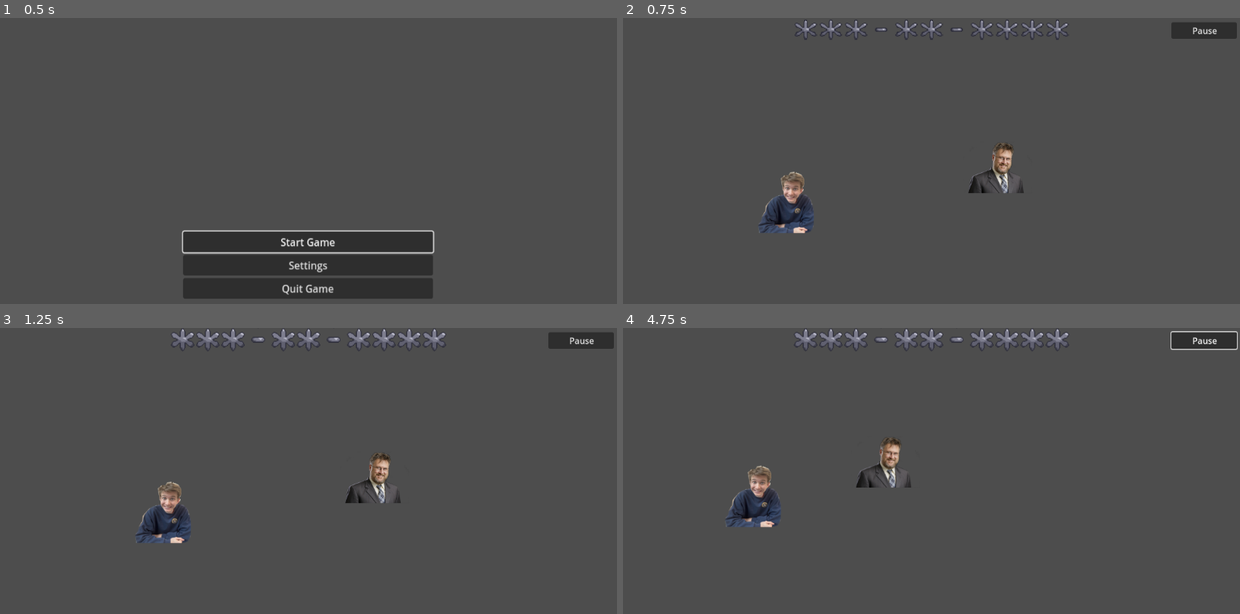
Above: before the commit, frames 1-4 (two rows, left to right).
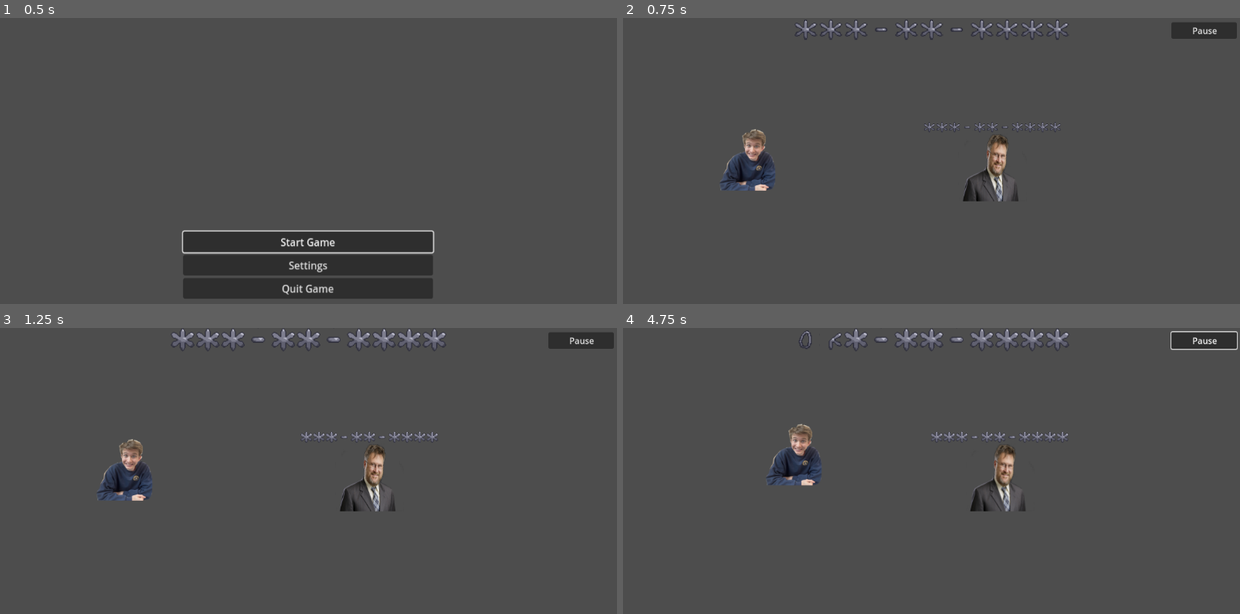
Above: after the commit, the same moments.

Repository: gabcorn/Project1-ECEN4273
Game: Godot game, scene res://Game_Logic_and_UI/main_menu.tscn
Two runs of this game, one before a commit and one after it. Both use one fixed random seed, a clock stepped at 60 frames per second and the inputs below. The engine's default icon, where the game draws it, is replaced by a stand-in: a white triangle on a blue panel in a dark square.
Inputs:
- Up to frame 1 (0.5 s): no input
- Up to frame 2 (0.75 s): click "Start Game" at 0.5 s
- Up to frame 3 (1.25 s): no input
- Up to frame 4 (4.75 s): click "Pause" at 1.25 s; click "Return to Play" at 2 s; hold Right (Right) 2.78-4.28 s; tap Up (Up) at 3.02, 3.77 s; hold Left (Left) from 4.28 s (still down)

Frame 1 is identical in both runs. In frame 2, 3.1% of the frame differs, in the area x 15-71%, y 36-76%; in frame 3, 3.2%; in frame 4, 3.8%, in the area x 16-73%, y 0-70%.

Commit message:
PUSH VILLAIN AND HEALTH TO MAIN
hehehahaha

Diff:
--- /dev/null
+++ b/Character_Related/freedom_pills.gd
@@ -0,0 +1,41 @@
+extends CharacterBody2D
+
+
+const SPEED = 5
+var VELOCITY = Vector2(0.0, 0.0)
+var DIR = Vector2(0.0, 0.0)
+# const JUMP_VELOCITY = -400.0
+
+func _init() -> void:
+	self.rotation = DIR.angle()
+	VELOCITY = SPEED * DIR
+	move_and_collide(VELOCITY)
+
+
+func _physics_process(delta: float) -> void:
+	var collision = move_and_collide(VELOCITY)
+	if collision:
+		var collider = collision.get_collider()
+		if collider.name == "Player" or collider.name == "Villain":
+			collider.take_damage(3)
+
+		self.get_tree().queue_delete(self)
+
+
+	# Add the gravity.
+	#if not is_on_floor():
+	#	velocity += get_gravity() * delta
+
+	# Handle jump.
+	#if Input.is_action_just_pressed("ui_accept") and is_on_floor():
+	#	velocity.y = JUMP_VELOCITY
+
+	# Get the input direction and handle the movement/deceleration.
+	# As good practice, you should replace UI actions with custom gameplay actions.
+	#var direction := Input.get_axis("ui_left", "ui_right")
+	#if direction:
+	#	velocity.x = direction * SPEED
+	#else:
+	#	velocity.x = move_toward(velocity.x, 0, SPEED)
+
+	#move_and_slide()
--- /dev/null
+++ b/Character_Related/freedom_pills.tscn
@@ -0,0 +1,17 @@
+[gd_scene load_steps=4 format=3 uid="uid://ccire0j347s2v"]
+
+[ext_resource type="Script" path="res://Character_Related/freedom_pills.gd" id="1_5u5sl"]
+[ext_resource type="Texture2D" uid="uid://bkq1ogt7ncr5w" path="res://icon.svg" id="3_hwttu"]
+
+[sub_resource type="RectangleShape2D" id="RectangleShape2D_qjegg"]
+size = Vector2(128, 128)
+
+[node name="FreedomPill" type="CharacterBody2D"]
+scale = Vector2(0.3, 0.3)
+script = ExtResource("1_5u5sl")
+
+[node name="FreedomArea" type="CollisionShape2D" parent="."]
+shape = SubResource("RectangleShape2D_qjegg")
+
+[node name="Sprite2D" type="Sprite2D" parent="."]
+texture = ExtResource("3_hwttu")
--- a/Character_Related/movement.gd
+++ b/Character_Related/movement.gd
@@ -1,20 +1,23 @@
 extends CharacterBody2D
 
+signal collided(collider)
 
-const SPEED = 10.0
+@export var SPEED = 10.0
 var health_list : Array[TextureRect]
-var max_health = 9
-var curr_health = max_health * 2
+var max_health = 18
+var curr_health = 18
 var SSN: Array[int] = []
+var health_bar
 #const JUMP_VELOCITY = -400.0
 
 func _ready() -> void:
+	set_health_bar($CanvasLayer/Health_Bar)
 	generate_random_SSN()
-	update_health_bar()
+	#timed_damage()
 
 func generate_random_SSN() -> void: # Sets the characters SSN to a random number
 	for i in range(9):
-		SSN.append(randi())
+		SSN.append(int(randi_range(0,9)))
 
 func take_damage(damage: int) -> void:
 	if (curr_health - damage) > 0:
@@ -30,6 +33,7 @@
 		# Add code to send a signal to not consume healable item
 		pass
 	elif (curr_health + inc_health) > max_health: # Make sure added health does not exceed max
+		print("Here")
 		curr_health = max_health
 	else: # Increment current health by the amount to be healed by
 		curr_health += inc_health
@@ -37,10 +41,13 @@
 
 func die() -> void:
 	# Implement death logic
-	pass
+	get_tree().quit()
+
+func set_health_bar(var_health_bar):
+	health_bar = var_health_bar
 
 func update_health_bar() -> void:
-	var health_bar = $CanvasLayer/Health_Bar
+	print("into update")
 	var num_full_hearts = curr_health / 2  # Number of full hearts to end up in the healthbar
 	var num_half_hearts = curr_health % 2 # Will be either 0 or 1
 	# Dictionary to convert easily between digits of the SSN and sprites in the healthbar
@@ -48,31 +55,38 @@
 		0: 0,
 		1: 1,
 		2: 2,
-		3: 3,
+		4: 3,
 		5: 4,
-		6: 5,
+		7: 5,
 		8: 6,
 		9: 7,
 		10: 8
 	}
 
+	print("Current Health: ", curr_health)
+	if health_bar == null:
+		print("Health bar not found")
 	var children = health_bar.get_children()
 	for i in range(len(children)):
 
 		var index = len(children) - 1 - i # Grabs the index from right to left
 
 		var child = children[index].get_children()[0]
+		#print("Index, Child, Curr_Animation ",index, " ",child.name, " ",child.animation)
 
-		if num_full_hearts == 0 and num_half_hearts == 0: # Set the animation of current node to SSN animation
-			if index != 4 && index != 7: # Ensure current character is an asterisk
+		if index == 3 or index == 6:
+			print("Hyphen")
+		elif num_full_hearts == 0 and num_half_hearts == 0: # Set the animation of current node to SSN animation
+			if index != 3 && index != 6: # Ensure current character is an asterisk
 				var num = SSN[HBar_to_SSN[index]]
 				child.play(str(num))
-		elif (num_full_hearts > 0) and (child.animation != "IdleFull"):
+		elif (num_full_hearts > 0):
 			num_full_hearts -= 1
 			child.play("IdleFull")
-		elif num_full_hearts == 0 and num_half_hearts == 1 and (child.animation != "IdleHalf"):
+		elif num_half_hearts == 1:
 			num_half_hearts -= 1
 			child.play("IdleHalf")
+	print("out of update")
 
 func _physics_process(delta: float) -> void:
 	##no gravity for top down
@@ -91,4 +105,11 @@
 	var direction = Input.get_vector("Left","Right","Up","Down")
 	velocity = direction * SPEED
 
-	move_and_collide(velocity)
+	var collision = move_and_collide(velocity)
+
+func timed_damage():
+	var i = 18
+	while i > 0:
+		take_damage(1)
+		await get_tree().create_timer(1.0).timeout
+		i -= 1
--- a/Character_Related/player_scene.tscn
+++ b/Character_Related/player_scene.tscn
@@ -2,25 +2,25 @@
 
 [ext_resource type="Script" path="res://Character_Related/movement.gd" id="1_6n7k2"]
 [ext_resource type="Script" path="res://Game_Logic_and_UI/collision_shape_2d.gd" id="2_0wx1w"]
-[ext_resource type="Texture2D" uid="uid://bc27iocclbcc4" path="res://holland_low.png" id="3_d7kkp"]
+[ext_resource type="Texture2D" uid="uid://bc27iocclbcc4" path="res://holland_low.png" id="3_hcx6r"]
 [ext_resource type="PackedScene" uid="uid://e2mcqvuxloy0" path="res://Game_Logic_and_UI/health_bar.tscn" id="4_1ydvr"]
 
 [sub_resource type="RectangleShape2D" id="RectangleShape2D_s8xrf"]
-size = Vector2(106.75, 117)
+size = Vector2(100, 112)
 
 [node name="Player" type="CharacterBody2D"]
-position = Vector2(-74, -48)
+position = Vector2(-1, 1)
 script = ExtResource("1_6n7k2")
 
 [node name="CollisionShape2D" type="CollisionShape2D" parent="."]
-position = Vector2(68.625, 82.5)
+position = Vector2(-3, 4)
 shape = SubResource("RectangleShape2D_s8xrf")
 script = ExtResource("2_0wx1w")
 
 [node name="Sprite2D" type="Sprite2D" parent="."]
-position = Vector2(75, 70.75)
-scale = Vector2(0.921875, 0.827485)
-texture = ExtResource("3_d7kkp")
+position = Vector2(3, -9)
+scale = Vector2(0.922, 0.827)
+texture = ExtResource("3_hcx6r")
 
 [node name="CanvasLayer" type="CanvasLayer" parent="."]
 
--- a/Character_Related/villain.tscn
+++ b/Character_Related/villain.tscn
@@ -1,20 +1,42 @@
-[gd_scene load_steps=5 format=3 uid="uid://blqpjlglprcso"]
+[gd_scene load_steps=6 format=3 uid="uid://blqpjlglprcso"]
 
 [ext_resource type="Script" path="res://Character_Related/villain_logic.gd" id="1_hcutg"]
-[ext_resource type="Texture2D" uid="uid://btxtumqquodxt" path="res://lannan_low.png" id="2_1nl2m"]
+[ext_resource type="Texture2D" uid="uid://btxtumqquodxt" path="res://lannan_low.png" id="2_rfe4b"]
 [ext_resource type="PackedScene" uid="uid://e2mcqvuxloy0" path="res://Game_Logic_and_UI/health_bar.tscn" id="3_aw7wf"]
 
 [sub_resource type="RectangleShape2D" id="RectangleShape2D_hv7tk"]
-size = Vector2(105, 98)
+size = Vector2(128, 128)
+
+[sub_resource type="GDScript" id="GDScript_7b7nk"]
+script/source = "extends CollisionShape2D
+
+
+# Called when the node enters the scene tree for the first time.
+func _ready() -> void:
+	pass # Replace with function body.
+
+
+# Called every frame. 'delta' is the elapsed time since the previous frame.
+func _process(delta: float) -> void:
+	pass
+"
 
 [node name="Villain" type="CharacterBody2D"]
 script = ExtResource("1_hcutg")
 
-[node name="CollisionShape2D" type="CollisionShape2D" parent="."]
-position = Vector2(-0.5, 1)
-shape = SubResource("RectangleShape2D_hv7tk")
-
 [node name="Sprite2D" type="Sprite2D" parent="."]
-texture = ExtResource("2_1nl2m")
+position = Vector2(0, -1)
+scale = Vector2(1, 1.3125)
+texture = ExtResource("2_rfe4b")
 
 [node name="Health_Bar" parent="." instance=ExtResource("3_aw7wf")]
+visible = true
+offset_left = -129.0
+offset_top = -87.0
+offset_right = 385.0
+offset_bottom = -43.0
+scale = Vector2(0.5, 0.5)
+
+[node name="CollisionShape2D" type="CollisionShape2D" parent="."]
+shape = SubResource("RectangleShape2D_hv7tk")
+script = SubResource("GDScript_7b7nk")
--- a/Character_Related/villain_logic.gd
+++ b/Character_Related/villain_logic.gd
@@ -1,8 +1,16 @@
-extends CharacterBody2D
+extends "res://Character_Related/movement.gd"
 
 
-const SPEED = 5.0
+#const SPEED = 5.0
+var scene = load("res://Character_Related/freedom_pills.tscn")
 #const JUMP_VELOCITY = -400.0
+var time2 = 0
+var time1 = 0
+
+func _ready() -> void:
+	set_health_bar($Health_Bar)
+	generate_random_SSN()
+	#update_health_bar()
 
 
 func _physics_process(delta: float) -> void:
@@ -11,13 +19,23 @@
 
 	# Get the input direction and handle the movement/deceleration.
 	# As good practice, you should replace UI actions with custom gameplay actions.
-	var dist_vec = get_parent().get_node("Player").global_position - self.global_position
+	var dist_vec = get_parent().get_node("Player").global_position - self.global_position + Vector2(56,39)
 	var dist = ((dist_vec.x ** 2) + (dist_vec.y ** 2)) ** .5
 	var direction = dist_vec.normalized()
 	var velocity = 0
+	time2 = time2 + 1
 
 
 	if dist < 400:
+		velocity = direction * 0
+		if time2 > time1 + int(2 / delta):
+			var instance = scene.instantiate()
+			instance.position = self.position + 70 * direction
+			instance.DIR = direction
+			self.get_parent().add_child(instance)
+			instance._init()
+			time1 = time2
+	elif dist < 800:
 		velocity = direction * SPEED
 	else:
 		velocity = Vector2(0, 0)
--- a/Map_Related/Map.tscn
+++ b/Map_Related/Map.tscn
@@ -1,6 +1,6 @@
 [gd_scene load_steps=6 format=3 uid="uid://bkyw8pc35e8ek"]
 
-[ext_resource type="PackedScene" uid="uid://d3brpoioce6hk" path="res://Character_Related/character_body_2d.tscn" id="1_2xggm"]
+[ext_resource type="PackedScene" uid="uid://d3brpoioce6hk" path="res://Character_Related/player_scene.tscn" id="1_2xggm"]
 [ext_resource type="Script" path="res://Game_Logic_and_UI/collision_shape_2d.gd" id="2_x6ech"]
 [ext_resource type="PackedScene" uid="uid://dpxc2jwa0sj86" path="res://Game_Logic_and_UI/ui.tscn" id="3_q0om5"]
 [ext_resource type="PackedScene" uid="uid://blqpjlglprcso" path="res://Character_Related/villain.tscn" id="4_eu8aw"]
Not shown, added: export_presets.cfg
